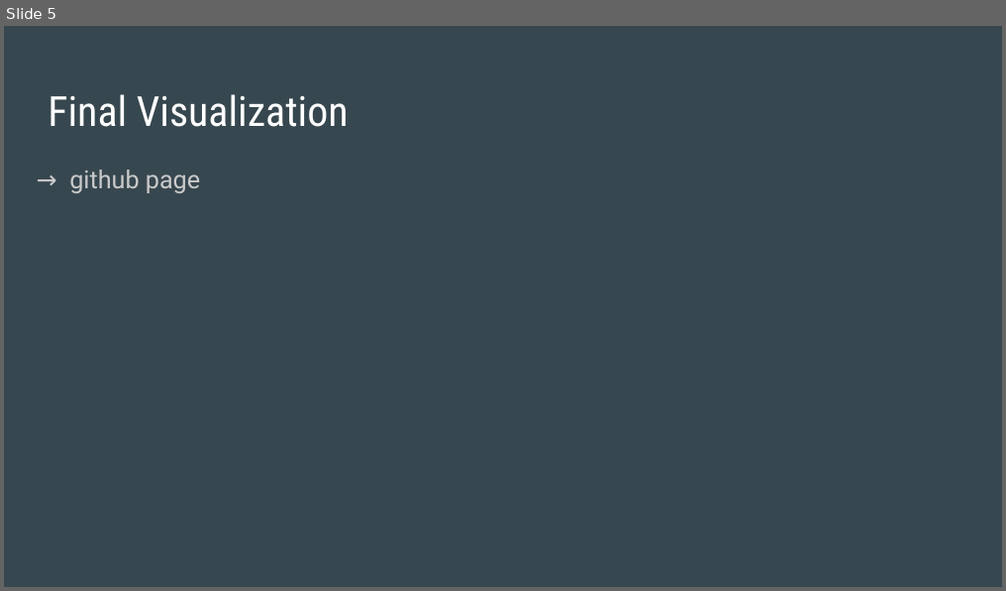
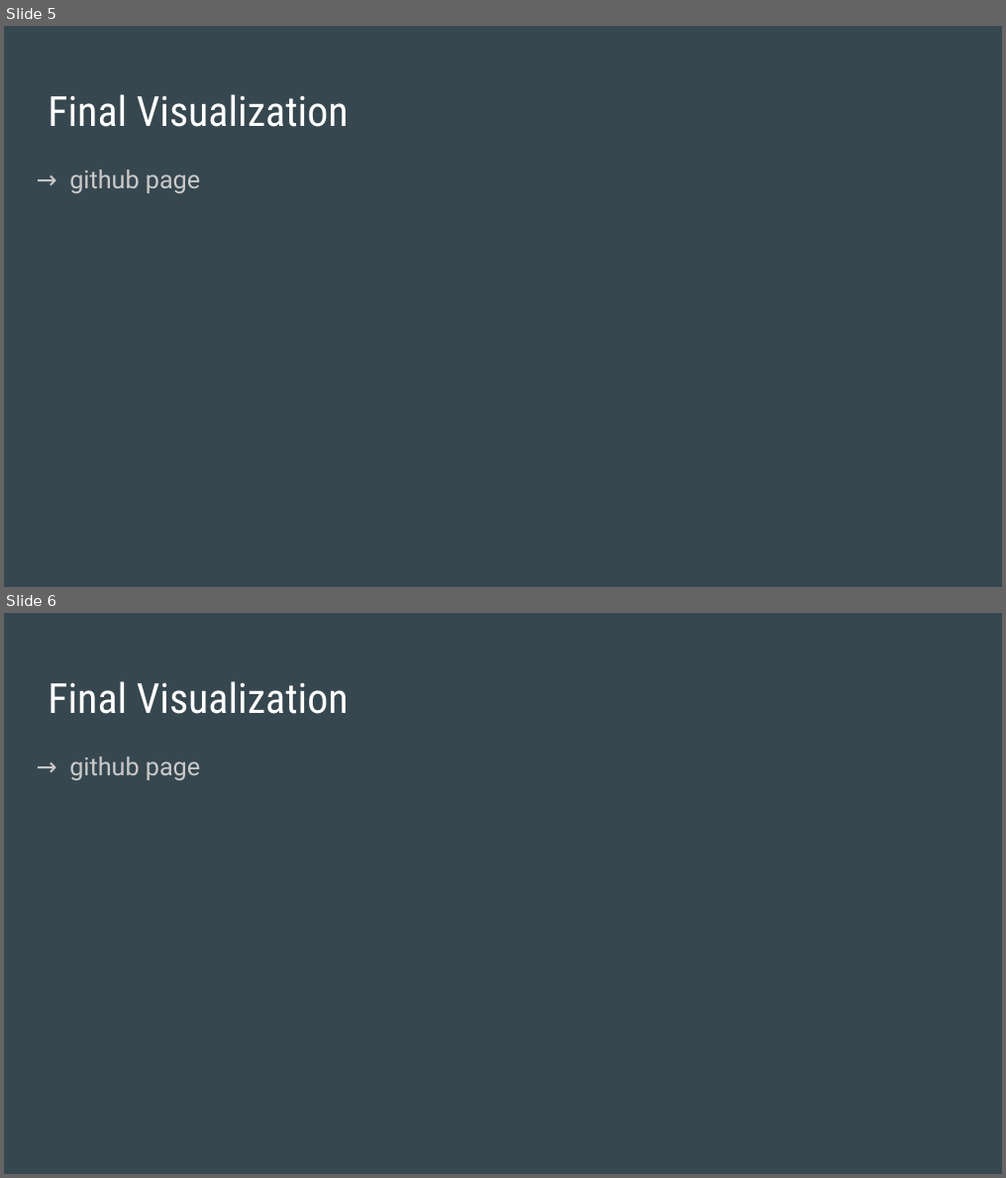
Before and after one commit to dianess/Brute-Force-Grad-College-Rankings-Map, a slide deck: GraduateRankings.pptx. Shown one above the other, each under a label of ours: slide 5 before the commit, slides 5 and 6 after it. The pictures are 1006x591 and 1006x1178 pixels, drawn with LibreOffice and Linux fonts; fonts in the diff are those of the drawing; background and template pictures are left out. Boxes give left, top, right and bottom in pixels: in the first picture for what was removed or moved away, otherwise in the second. Text is boxed around its words. In the diff, an @@ line names an element or a change of style, - is before the commit and + after.

Commit message:
updated Tableau visual

```diff
--- a/GraduateRankings.pptx
+++ b/GraduateRankings.pptx
@@ slide 6 added at [4, 613, 1002, 1174], background picture (left out) @@
@@ title added at [48, 681, 349, 714], 30 pt, text #FFFFFF @@
+Final Visualization
@@ text added at [69, 757, 200, 780], 18 pt, text #CACACA @@
+→ github page
```
Also in this commit, not shown: 1 slide changed, 1 slide removed.
